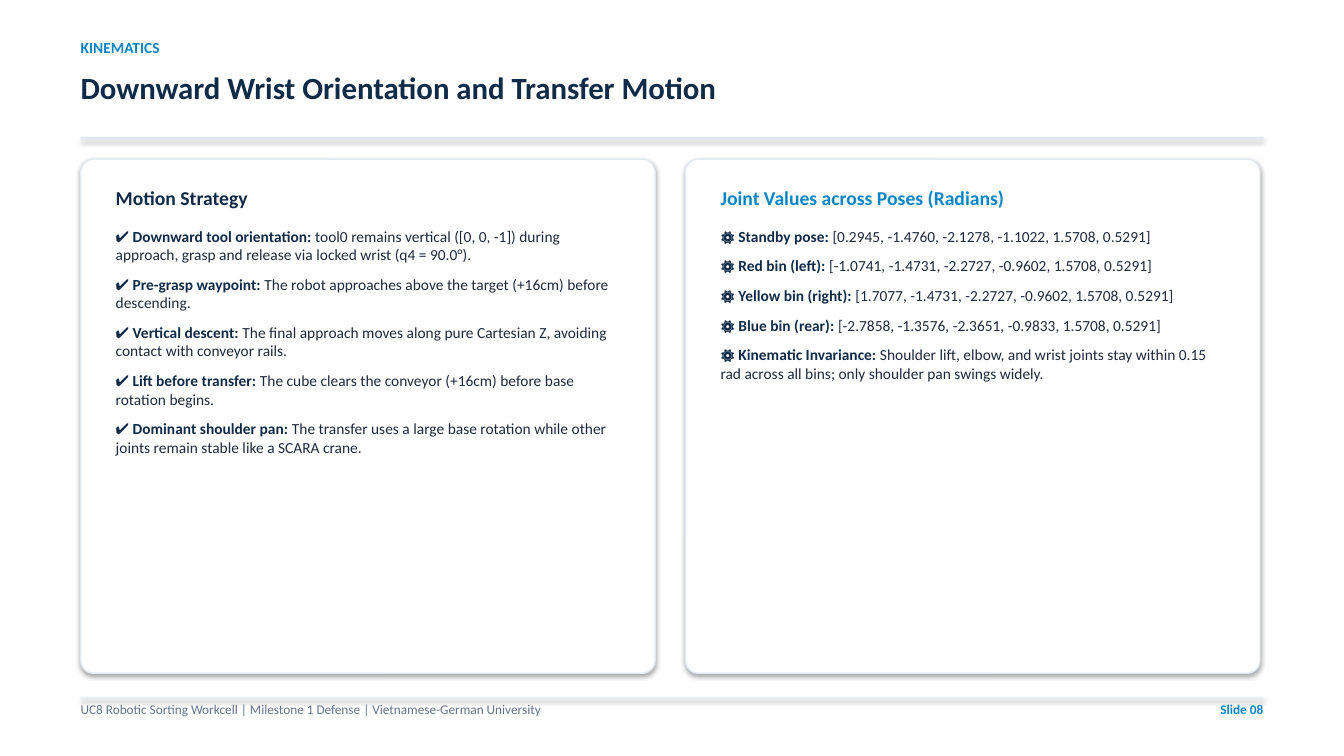
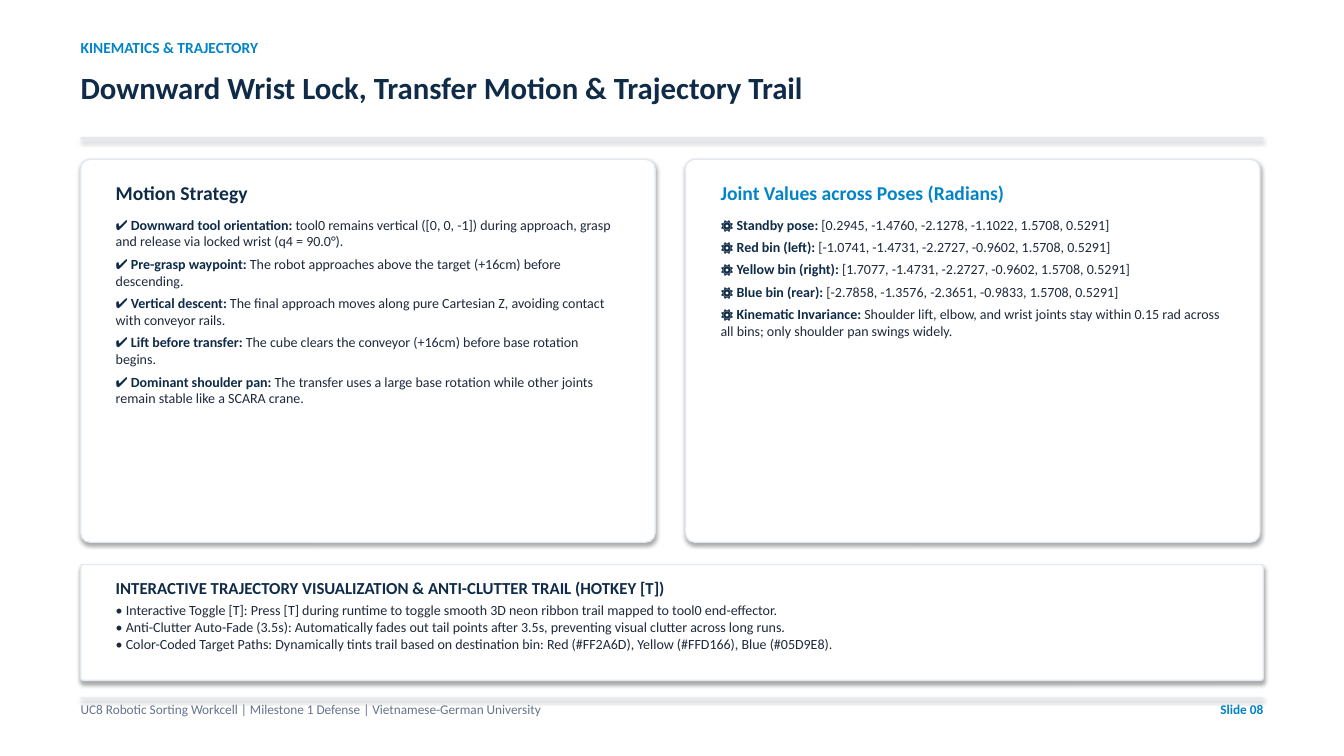
Before and after one commit to Aqikop/VGU26-Project-UC8, a slide deck: slide 8 of docs/week05/UC8_Week05_Milestone1_Presentation.pptx. Drawn at 1344x756 pixels with LibreOffice and Linux fonts; fonts in the diff are those of the drawing. Boxes give left, top, right and bottom in pixels: in the first picture for what was removed or moved away, otherwise in the second. Text is boxed around its words. In the diff, an @@ line names an element or a change of style, - is before the commit and + after.

Commit message:
docs(week05): update Milestone 1 slides with Trajectory Visualizer [T] feature and log recent trials

```diff
--- a/docs/week05/UC8_Week05_Milestone1_Presentation.pptx
+++ b/docs/week05/UC8_Week05_Milestone1_Presentation.pptx
@@ text at [81,43,258,53]: text changed @@
-KINEMATICS
+KINEMATICS & TRAJECTORY
@@ text at [81,77,802,105]: text changed @@
-Downward Wrist Orientation and Transfer Motion
+Downward Wrist Lock, Transfer Motion & Trajectory Trail
@@ rounded rectangle: place and size @@
-rounded rectangle at [81,159,655,674]
+rounded rectangle at [81,159,655,542]
@@ text "Motion Strategy" at [116,186,611,403]: size 11 to 10 pt; less space between paragraphs @@
@@ rounded rectangle: place and size @@
-rounded rectangle at [686,159,1260,674]
+rounded rectangle at [686,159,1260,542]
@@ text "Joint Values across Poses (Radians)" at [721,185,1219,339]: size 11 to 10 pt; less space between paragraphs @@
@@ rounded rectangle added at [81,565,1263,681], fill #FFFFFF, outline #E2E8F0 1 pt @@
@@ text added at [116,581,833,652], 10 pt, text #1E293B @@
+INTERACTIVE TRAJECTORY VISUALIZATION & ANTI-CLUTTER TRAIL (HOTKEY [T])
+• Interactive Toggle [T]: Press [T] during runtime to toggle smooth 3D neon ribbon trail mapped to tool0 end-effector.
+• Anti-Clutter Auto-Fade (3.5s): Automatically fades out tail points after 3.5s, preventing visual clutter across long runs.
+• Color-Coded Target Paths: Dynamically tints trail based on destination bin: Red (#FF2A6D), Yellow (#FFD166), Blue (#05D9E8).
```
Also in this commit, not shown: 3 other slides changed, 6 other files.
